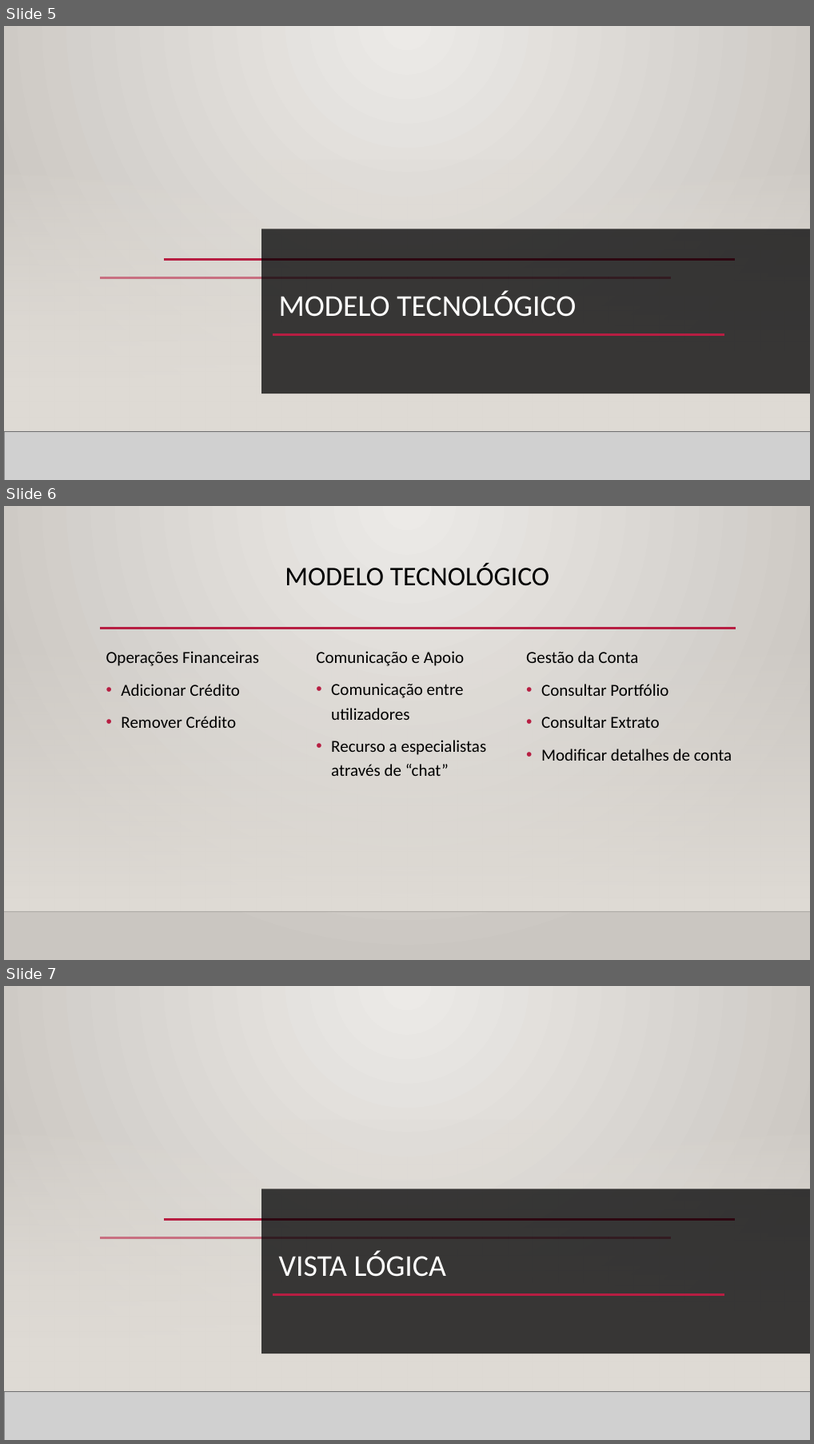
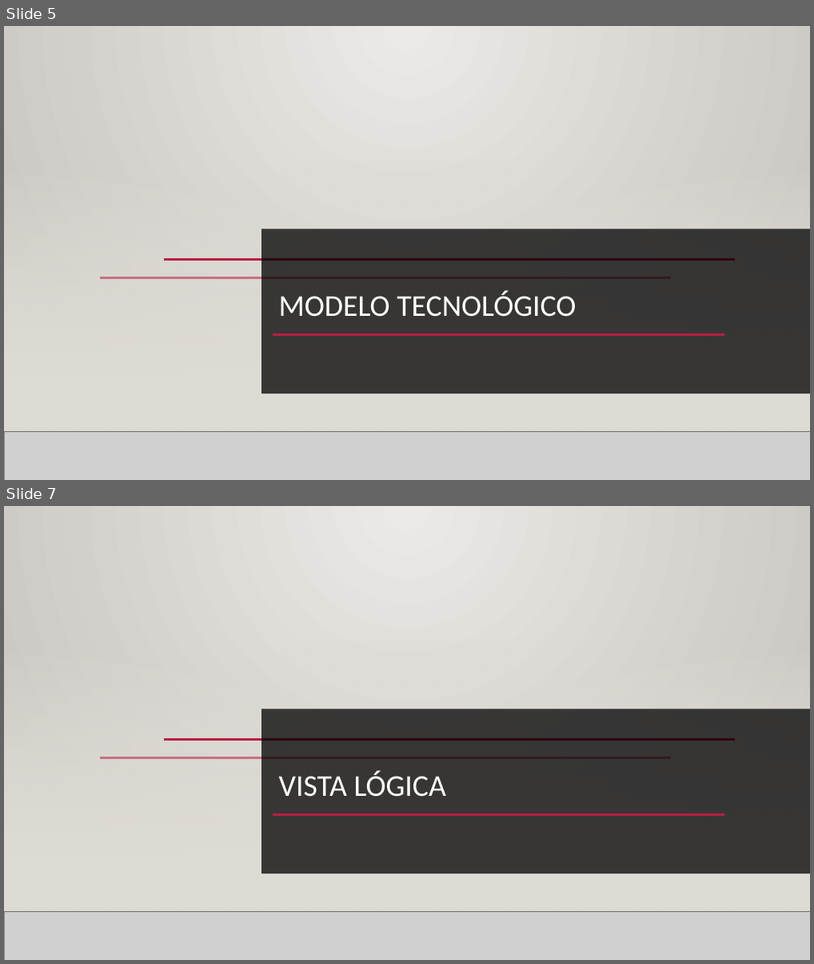
Before and after one commit to Projeto-ECO/Fase-3, a slide deck: Editables/Fase 3 - Construção.pptx. Shown one above the other, each under a label of ours: slides 5, 6 and 7 before the commit, slides 5 and 7 after it; the slides between them are not shown. The pictures are 814x1444 and 814x964 pixels, drawn with LibreOffice and Linux fonts; fonts in the diff are those of the drawing; grey boxes stand for pictures; background and template pictures are left out. Boxes give left, top, right and bottom in pixels: in the first picture for what was removed or moved away, otherwise in the second. Text is boxed around its words. In the diff, an @@ line names an element or a change of style, - is before the commit and + after.

```diff
--- a/Editables/Fase 3 - Construção.pptx
+++ b/Editables/Fase 3 - Construção.pptx
@@ slide 6 removed at (4, 506, 810, 960), background gradient #ECEAE7 to #CAC7C1; not listed: 2 template elements that a slide beside it also shows @@
@@ title removed at (285, 563, 550, 586) @@
-MODELO TECNOLÓGICO
@@ line removed from (100, 628) to (736, 628) @@
@@ text removed at (106, 651, 259, 728) @@
-Operações Financeiras
-• Adicionar Crédito
-• Remover Crédito
@@ text removed at (316, 651, 487, 776) @@
-Comunicação e Apoio
-• Comunicação entre utilizadores
-• Recurso a especialistas através de “chat”
@@ text removed at (526, 651, 733, 760) @@
-Gestão da Conta
-• Consultar Portfólio
-• Consultar Extrato
-• Modificar detalhes de conta
```
Also in this commit, not shown: 1 slide changed, 1 slide added, 6 other files.
